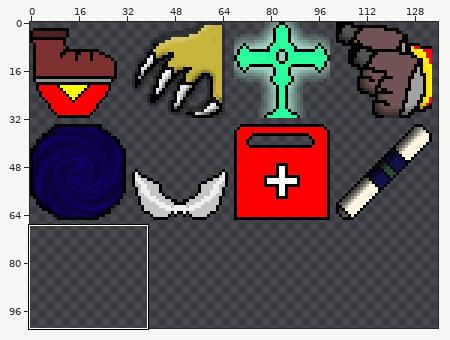
Two versions of one sprite sheet, app/assets/bonus.png. Above: a wide view before the commit, with the close-up outlined.
Close-up. First the earlier version:
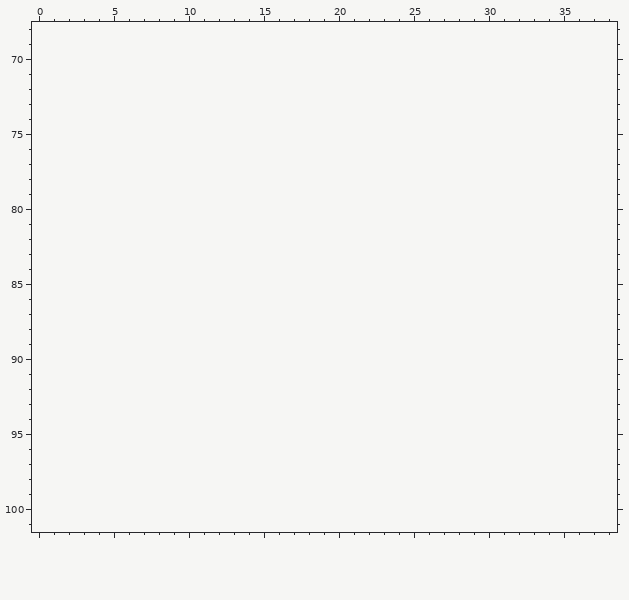
The file is 136x68 pixels. Pixels under 10% opacity are left out. Colours within 5 levels of each other are drawn and written as one. Shown: x 0..38, y 68..101. The old version is drawn lined up with the new one, on the new canvas.
And afterwards:
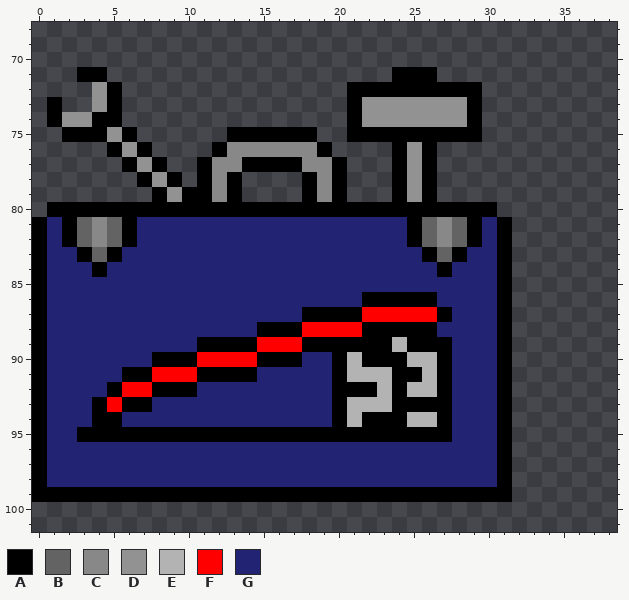
Palette (. is transparent): A #000000  B #636363  C #888888  D #929292  E #b3b3b3  F #ff0000  G #232374
The exact change:
canvas 136x68 -> 136x102
@@ x 0..38 @@
  70 .......................................
- 71 .......................................
- 72 .......................................
- 73 .......................................
- 74 .......................................
- 75 .......................................
- 76 .......................................
- 77 .......................................
- 78 .......................................
- 79 .......................................
- 80 .......................................
- 81 .......................................
- 82 .......................................
- 83 .......................................
- 84 .......................................
- 85 .......................................
- 86 .......................................
- 87 .......................................
- 88 .......................................
- 89 .......................................
- 90 .......................................
- 91 .......................................
- 92 .......................................
- 93 .......................................
- 94 .......................................
- 95 .......................................
- 96 .......................................
- 97 .......................................
- 98 .......................................
- 99 .......................................
+ 71 ...AA...................AAA............
+ 72 ....DA...............AAAAAAAAA.........
+ 73 .A..DA...............ADDDDDDDA.........
+ 74 .ADDAA...............ADDDDDDDA.........
+ 75 ..AAADA......AAAAAA..AAAAAAAAA.........
+ 76 .....ADA....ACCCCCCA....ADA............
+ 77 ......ADA..ACCAAAACCA...ADA............
+ 78 .......ADA.ACA....ACA...ADA............
+ 79 ........ADAACA....ACA...ADA............
+ 80 .AAAAAAAAAAAAAAAAAAAAAAAAAAAAAA........
+ 81 AGABCBAGGGGGGGGGGGGGGGGGGABCBAGA.......
+ 82 AGABCBAGGGGGGGGGGGGGGGGGGABCBAGA.......
+ 83 AGGABAGGGGGGGGGGGGGGGGGGGGABAGGA.......
+ 84 AGGGAGGGGGGGGGGGGGGGGGGGGGGAGGGA.......
+ 85 AGGGGGGGGGGGGGGGGGGGGGGGGGGGGGGA.......
+ 86 AGGGGGGGGGGGGGGGGGGGGGAAAAAGGGGA.......
+ 87 AGGGGGGGGGGGGGGGGGAAAAFFFFFAGGGA.......
+ 88 AGGGGGGGGGGGGGGAAAFFFFAAAAAGGGGA.......
+ 89 AGGGGGGGGGGAAAAFFFAAAAAAEAAAGGGA.......
+ 90 AGGGGGGGAAAFFFFAAAGGAEAAAEEAGGGA.......
+ 91 AGGGGGAAFFFAAAAGGGGGAEEEAAEAGGGA.......
+ 92 AGGGGAFFAAAGGGGGGGGGAAAEAEEAGGGA.......
+ 93 AGGGAFAAGGGGGGGGGGGGAEEEAAAAGGGA.......
+ 94 AGGGAAGGGGGGGGGGGGGGAEAAAEEAGGGA.......
+ 95 AGGAAAAAAAAAAAAAAAAAAAAAAAAAGGGA.......
+ 96 AGGGGGGGGGGGGGGGGGGGGGGGGGGGGGGA.......
+ 97 AGGGGGGGGGGGGGGGGGGGGGGGGGGGGGGA.......
+ 98 AGGGGGGGGGGGGGGGGGGGGGGGGGGGGGGA.......
+ 99 AAAAAAAAAAAAAAAAAAAAAAAAAAAAAAAA.......
 100 .......................................
